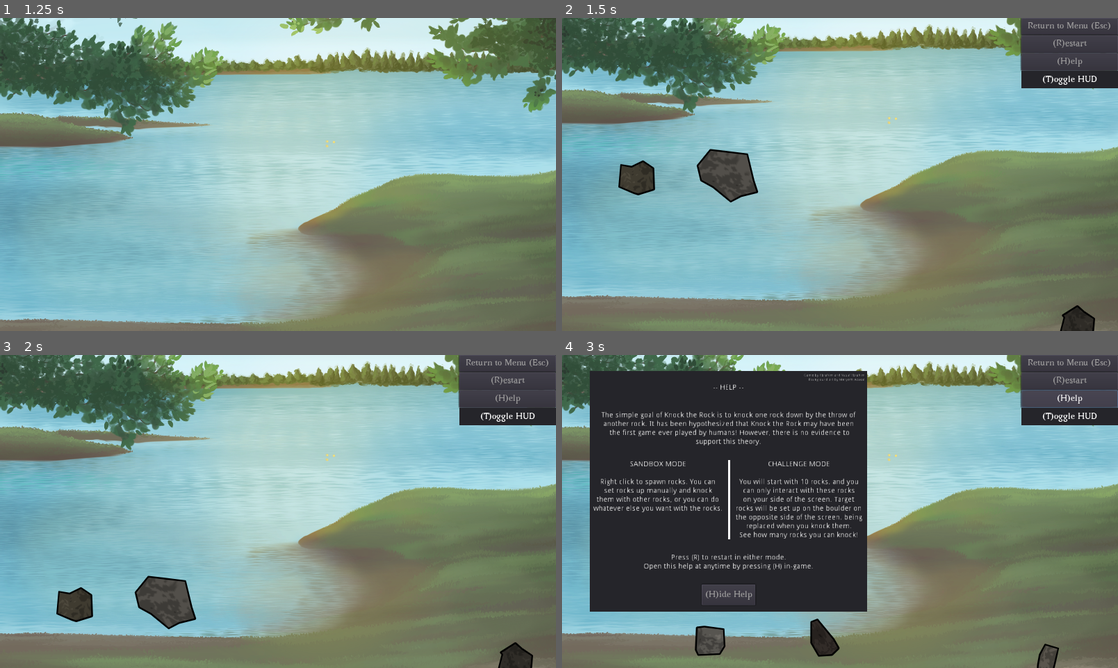
Above: before the commit, frames 1-4 (two rows, left to right).
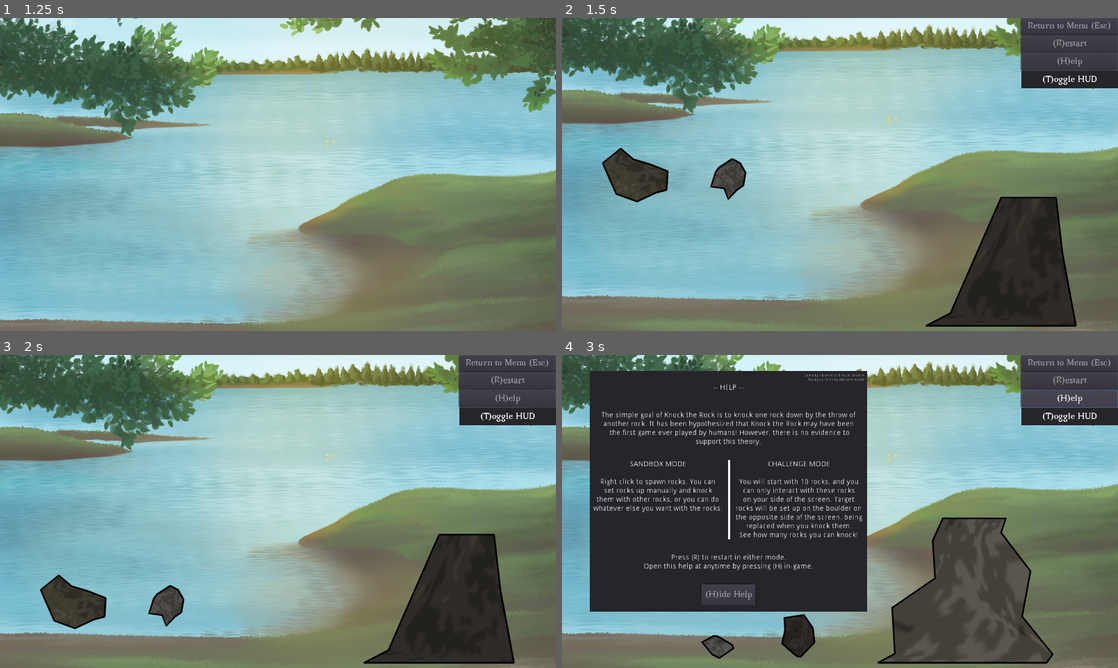
Above: after the commit, the same moments.

Repository: ebrahimebrahim/knock-the-rock
Game: Godot game, scene res://MenuScreen.tscn
The game is run twice, just before and just after one commit, with the same random seed, the same clock (stepped at 60 frames per second) and the same inputs.
Inputs (mouse positions are in pixels of both pictures, inside the frame that each line leads up to):
- Up to frame 1 (1.25 s): click "Sandbox" at 0.5 s
- Up to frame 2 (1.5 s): move the mouse to (962, 158) at 1.27 s; hold T (toggle_hud) from 1.28 s (still down); click (962, 158) at 1.42 s
- Up to frame 3 (2 s): keep holding T (toggle_hud)
- Up to frame 4 (3 s): release T (toggle_hud) at 2 s; click "(R)estart" at 2 s; click "(H)elp" at 2.75 s

Frame 1 is identical in both runs. In frame 2, 9.0% of the frame differs, in the area x 7-96%, y 41-100%; in frame 3, 9.0%; in frame 4, 11%, in the area x 23-90%, y 51-100%.

Commit message:
port boulders into the new code rock draw/physics scheme
This fixes the broken boulders from the previous commit
There's something I don't understand in the fix:
    We have to define an empty _init() function in BoulderPolygon.gd
    if we want BoulderPolygon properties to persist. Why?!

Diff:
--- a/ktr/Boulder.gd
+++ b/ktr/Boulder.gd
@@ -6,70 +6,21 @@
 # * Boulders have vertices generated differently (bigger, more elongated, flat top and bottom)
 
 
-# "top" refers to the "table" at the top of the boulder
-# "bottom" refers to the floor of the boulder
-# These are in the boulder's local coordinates
-var top_left : Vector2
-var top_right : Vector2
-var bottom_left : Vector2
-var bottom_right : Vector2
+const BoulderPolygon = preload("res://BoulderPolygon.gd")
 
 
 func _init():
 	mode = MODE_STATIC
 
+func generate_rock_polygon():
+	return BoulderPolygon.new()
 
 func _on_input(event):
 	pass # this is just to overwrite the Rock input function which deals with Rock holdability
 
 
-#func generate_polygon():
-#	var bottom_length = rand_range(100,400)
-#	var top_length = rand_range(50,bottom_length)/2
-#	var height = rand_range(80,300)
-#
-#	# How far the top will be shifted to the right
-#	var top_shift = rand_range(0,bottom_length-top_length)
-#
-#	bottom_left = Vector2(0,0)
-#	bottom_right = bottom_left + Vector2(bottom_length,0)
-#	top_left = bottom_left + Vector2(top_shift,-height)
-#	top_right = top_left + Vector2(top_length,0)
-#
-#	#interior angles of trapezoid in bottom left and right
-#	var bottom_left_angle = -(top_left - bottom_left).angle()
-#	var bottom_right_angle = PI + (top_right - bottom_right).angle()
-#
-#
-#	vertices.push_back(bottom_left)
-#	texture_uvs.push_back(Vector2(0,0))
-#
-#	#build left side
-#	var n = 1+randi()%8
-#	var left_side_vec : Vector2 = top_left - bottom_left
-#	var left_side_vec_n : Vector2 = left_side_vec.normalized()
-#	var step : float = min(left_side_vec.length()/(2*n),top_length/2.0)
-#	var radius : float = step*sin(bottom_left_angle)
-#	for i in range(n):
-#		var center : Vector2 = bottom_left + (step + 2*step*i)*left_side_vec_n
-#		vertices.push_back(random_point_in_disk(center,radius))
-#		texture_uvs.push_back(Vector2(0,float(1+i)/(n+1)))
-#
-#	vertices.push_back(top_left)
-#	texture_uvs.push_back(Vector2(0,1))
-#	vertices.push_back(top_right)
-#	texture_uvs.push_back(Vector2(1,1))
-#
-#	#build right side
-##	n = 1+randi()%8
-#	var right_side_vec : Vector2 = bottom_right - top_right
-#	var right_side_vec_n : Vector2 = right_side_vec.normalized()
-#	step = right_side_vec.length()/(2*n)
-#	radius = step*sin(bottom_right_angle)
-#	for i in range(n):
-#		var center : Vector2 = top_right + (step + 2*step*i)*right_side_vec_n
-#		vertices.push_back(random_point_in_disk(center,radius))
-#		texture_uvs.push_back(Vector2(1,1-float(1+i)/(n+1)))
-#
-#	vertices.push_back(bottom_right)
-#	texture_uvs.push_back(Vector2(1,0))
+# Return position of bottom right vertex of the boulder trapezoid, in boulder coords
+func bottom_right():
+	# Note that rock_polygon is a BoulderPolygon
+	# We do expect rock_polygon.position to be (0,0) but juuuust in case...
+	return rock_polygon.bottom_right - rock_polygon.position
--- /dev/null
+++ b/ktr/BoulderPolygon.gd
@@ -0,0 +1,74 @@
+extends "res://RockPolygon.gd"
+
+# Ways in which Boulder builds upon Rock:
+# * Boulders are static objects
+# * Boulders cannot be held (even illegally)
+# * Boulders have vertices generated differently (bigger, more elongated, flat top and bottom)
+
+
+# "top" refers to the "table" at the top of the boulder
+# "bottom" refers to the floor of the boulder
+# These are in the boulder polygon's local coordinates
+var top_left : Vector2
+var top_right : Vector2
+var bottom_left : Vector2
+var bottom_right : Vector2
+
+
+# For some reason we need to have an _init defined if we want BoulderPolygon's properties to persist
+# This doesn't override RockPolygon's init; in fact it does nothing.
+# I don't understand why this is needed and it's really bothering me
+func _init():
+	pass
+
+
+func generate_polygon():
+	var bottom_length = rand_range(100,400)
+	var top_length = rand_range(50,bottom_length)/2
+	var height = rand_range(80,300)
+
+	# How far the top will be shifted to the right
+	var top_shift = rand_range(0,bottom_length-top_length)
+
+	bottom_left = Vector2(0,0)
+	bottom_right = bottom_left + Vector2(bottom_length,0)
+	top_left = bottom_left + Vector2(top_shift,-height)
+	top_right = top_left + Vector2(top_length,0)
+
+	#interior angles of trapezoid in bottom left and right
+	var bottom_left_angle = -(top_left - bottom_left).angle()
+	var bottom_right_angle = PI + (top_right - bottom_right).angle()
+
+
+	vertices.push_back(bottom_left)
+	texture_uvs.push_back(Vector2(0,0))
+
+	#build left side
+	var n = 1+randi()%8
+	var left_side_vec : Vector2 = top_left - bottom_left
+	var left_side_vec_n : Vector2 = left_side_vec.normalized()
+	var step : float = min(left_side_vec.length()/(2*n),top_length/2.0)
+	var radius : float = step*sin(bottom_left_angle)
+	for i in range(n):
+		var center : Vector2 = bottom_left + (step + 2*step*i)*left_side_vec_n
+		vertices.push_back(random_point_in_disk(center,radius))
+		texture_uvs.push_back(Vector2(0,float(1+i)/(n+1)))
+
+	vertices.push_back(top_left)
+	texture_uvs.push_back(Vector2(0,1))
+	vertices.push_back(top_right)
+	texture_uvs.push_back(Vector2(1,1))
+
+	#build right side
+#	n = 1+randi()%8
+	var right_side_vec : Vector2 = bottom_right - top_right
+	var right_side_vec_n : Vector2 = right_side_vec.normalized()
+	step = right_side_vec.length()/(2*n)
+	radius = step*sin(bottom_right_angle)
+	for i in range(n):
+		var center : Vector2 = top_right + (step + 2*step*i)*right_side_vec_n
+		vertices.push_back(random_point_in_disk(center,radius))
+		texture_uvs.push_back(Vector2(1,1-float(1+i)/(n+1)))
+
+	vertices.push_back(bottom_right)
+	texture_uvs.push_back(Vector2(1,0))
--- a/ktr/GameSandbox.gd
+++ b/ktr/GameSandbox.gd
@@ -11,7 +11,7 @@
 	randomize()
 	var beuld : Boulder = Boulder.new()
 	add_child(beuld)
-	beuld.set_position(random_point_on_line($BoulderBotRight)-beuld.bottom_right)
+	beuld.set_position(random_point_on_line($BoulderBotRight)-beuld.bottom_right())
 
 	var rocks = []
 	for _i in range(2):
--- a/ktr/Rock.gd
+++ b/ktr/Rock.gd
@@ -16,7 +16,7 @@
 
 
 func _init():
-	rock_polygon = RockPolygon.new()
+	rock_polygon = generate_rock_polygon()
 	add_child(rock_polygon)
 
 	mass = pow(rock_polygon.calculate_area()/1000,1.5)
@@ -43,6 +43,10 @@
 	add_child(audio_timer)
 	audio_timer.one_shot = true
 	audio_timer.wait_time = 0.2 # between audio clips
+
+
+func generate_rock_polygon():
+	return RockPolygon.new()
 
 
 func generate_collision_shape():
